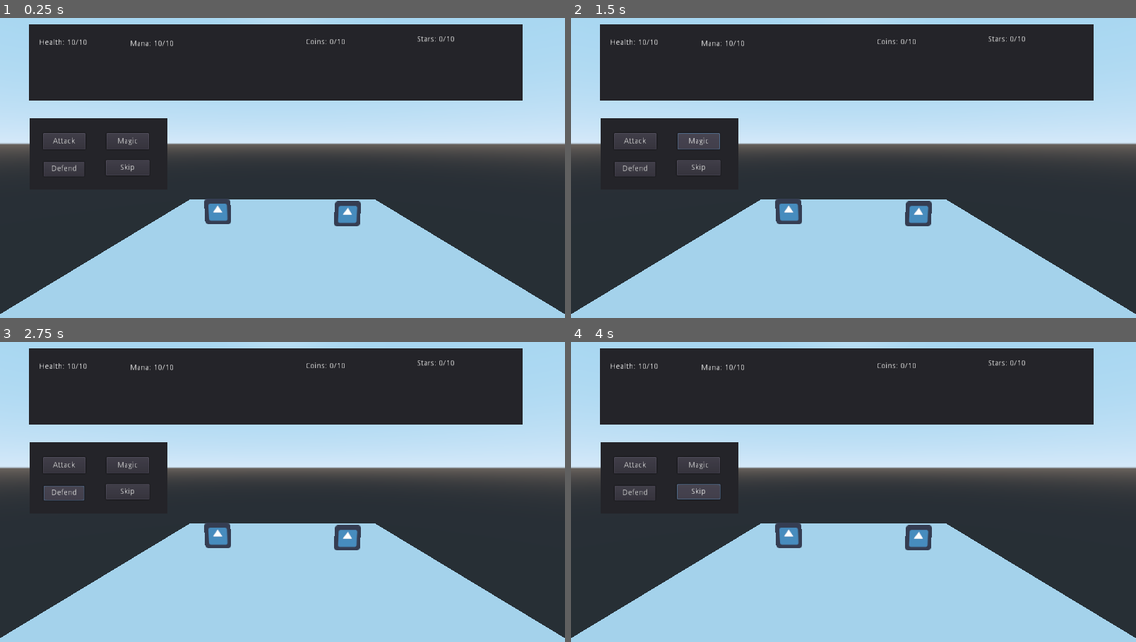
Above: before the commit, frames 1-4 (two rows, left to right).
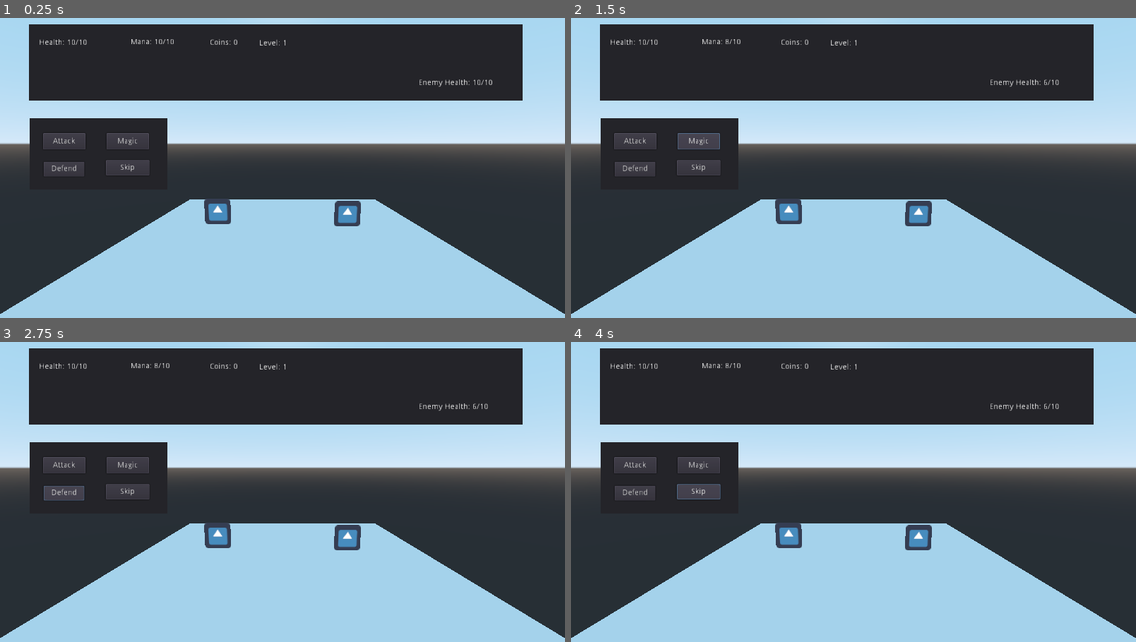
Above: after the commit, the same moments.

Repository: ValorZard/Bunny-Story
Game: Godot game, scene res://BattleRoom.tscn
Same seed, same stepped clock (60 frames per second), same inputs: the game is played once before the commit and once after it. The engine's default icon, where the game draws it, is replaced by a stand-in: a white triangle on a blue panel in a dark square.
Inputs:
- Up to frame 1 (0.25 s): no input
- Up to frame 2 (1.5 s): click "Attack" at 0.5 s; click "Magic" at 1.25 s
- Up to frame 3 (2.75 s): click "Defend" at 2 s
- Up to frame 4 (4 s): click "Skip" at 2.75 s; click "Skip" at 3.5 s

The runs differ from the first frame. In frame 1, 0.4% of the frame differs, in the area x 23-88%, y 6-24%; in frame 2, 0.4%; in frame 3, 0.4%; in frame 4, 0.4%.

Commit message:
Addeed super basic functionalities

Diff:
--- a/BattleRoom.tscn
+++ b/BattleRoom.tscn
@@ -1,6 +1,8 @@
-[gd_scene load_steps=2 format=2]
+[gd_scene load_steps=4 format=2]
 
 [ext_resource path="res://icon.png" type="Texture" id=1]
+[ext_resource path="res://Player.gd" type="Script" id=2]
+[ext_resource path="res://Enemy.gd" type="Script" id=3]
 
 [node name="Root" type="Spatial"]
 
@@ -15,10 +17,12 @@
 [node name="Player" type="Sprite3D" parent="."]
 transform = Transform( 1, 0, 0, 0, 1, 0, 0, 0, 1, -1.58094, 0.619985, 0 )
 texture = ExtResource( 1 )
+script = ExtResource( 2 )
 
 [node name="Enemy" type="Sprite3D" parent="."]
 transform = Transform( 1, 0, 0, 0, 1, 0, 0, 0, 1, 1.58773, 0.562827, 0 )
 texture = ExtResource( 1 )
+script = ExtResource( 3 )
 
 [node name="Control" type="Control" parent="."]
 margin_right = 40.0
@@ -36,33 +40,43 @@
 "_edit_use_anchors_": false
 }
 
-[node name="Label" type="Label" parent="Control/BattlePanel"]
+[node name="PlayerHealthText" type="Label" parent="Control/BattlePanel"]
 margin_left = 17.818
 margin_top = 25.8361
 margin_right = 57.818
 margin_bottom = 39.8361
 text = "Health: 10/10"
 
-[node name="Label2" type="Label" parent="Control/BattlePanel"]
-margin_left = 182.634
-margin_top = 27.6179
-margin_right = 222.634
-margin_bottom = 41.6179
+[node name="PlayerManaText" type="Label" parent="Control/BattlePanel"]
+margin_left = 184.416
+margin_top = 24.9452
+margin_right = 263.416
+margin_bottom = 38.9452
 text = "Mana: 10/10"
+__meta__ = {
+"_edit_use_anchors_": false
+}
 
-[node name="Label3" type="Label" parent="Control/BattlePanel"]
-margin_left = 500.995
-margin_top = 25.2363
-margin_right = 540.995
-margin_bottom = 39.2363
-text = "Coins: 0/10"
+[node name="MoneyText" type="Label" parent="Control/BattlePanel"]
+margin_left = 327.27
+margin_top = 26.1272
+margin_right = 399.27
+margin_bottom = 40.1272
+text = "Coins: 0"
 
-[node name="Label4" type="Label" parent="Control/BattlePanel"]
-margin_left = 702.919
-margin_top = 19.5998
-margin_right = 742.919
-margin_bottom = 33.5998
-text = "Stars: 0/10"
+[node name="LevelText" type="Label" parent="Control/BattlePanel"]
+margin_left = 416.938
+margin_top = 27.071
+margin_right = 488.938
+margin_bottom = 41.071
+text = "Level: 1"
+
+[node name="EnemyHealthText" type="Label" parent="Control/BattlePanel"]
+margin_left = 706.483
+margin_top = 98.8898
+margin_right = 832.483
+margin_bottom = 112.89
+text = "Enemy Health: 0/10"
 
 [node name="CharacterPanel" type="Panel" parent="Control"]
 margin_left = 54.0
@@ -73,7 +87,7 @@
 "_edit_use_anchors_": false
 }
 
-[node name="Button" type="Button" parent="Control/CharacterPanel"]
+[node name="AttackButton" type="Button" parent="Control/CharacterPanel"]
 margin_left = 24.0
 margin_top = 27.0
 margin_right = 101.0
@@ -83,7 +97,7 @@
 "_edit_use_anchors_": false
 }
 
-[node name="Button2" type="Button" parent="Control/CharacterPanel"]
+[node name="MagicButton" type="Button" parent="Control/CharacterPanel"]
 margin_left = 138.551
 margin_top = 27.0
 margin_right = 215.551
@@ -93,16 +107,21 @@
 "_edit_use_anchors_": false
 }
 
-[node name="Button3" type="Button" parent="Control/CharacterPanel"]
+[node name="DefendButton" type="Button" parent="Control/CharacterPanel"]
 margin_left = 25.0
 margin_top = 79.0
 margin_right = 99.0
 margin_bottom = 106.0
 text = "Defend"
 
-[node name="Button4" type="Button" parent="Control/CharacterPanel"]
+[node name="SkipButton" type="Button" parent="Control/CharacterPanel"]
 margin_left = 138.0
 margin_top = 76.0
 margin_right = 217.0
 margin_bottom = 104.0
 text = "Skip"
+
+[connection signal="pressed" from="Control/CharacterPanel/AttackButton" to="Player" method="_on_AttackButton_pressed"]
+[connection signal="pressed" from="Control/CharacterPanel/MagicButton" to="Player" method="_on_MagicButton_pressed"]
+[connection signal="pressed" from="Control/CharacterPanel/DefendButton" to="Player" method="_on_DefendButton_pressed"]
+[connection signal="pressed" from="Control/CharacterPanel/SkipButton" to="Player" method="_on_SkipButton_pressed"]
--- /dev/null
+++ b/Enemy.gd
@@ -0,0 +1,21 @@
+extends Sprite3D
+
+
+# Declare member variables here. Examples:
+# var a = 2
+# var b = "text"
+
+var health : int = 10
+
+var max_health : int = 10
+
+# Called when the node enters the scene tree for the first time.
+func _ready():
+	pass # Replace with function body.
+
+func update_ui():
+	get_parent().get_node("Control/BattlePanel/EnemyHealthText").text = "Enemy Health: " + str(health) + "/" + str(max_health)
+
+# Called every frame. 'delta' is the elapsed time since the previous frame.
+func _process(delta):
+	update_ui()
--- /dev/null
+++ b/Player.gd
@@ -0,0 +1,48 @@
+extends Sprite3D
+
+
+# Declare member variables here. Examples:
+# var a = 2
+# var b = "text"
+
+var health : int = 10
+var max_health : int = 10
+
+var mana : int = 10
+var max_mana : int = 10
+
+var coins : int = 0
+
+var level : int = 1
+
+# Called when the node enters the scene tree for the first time.
+func _ready():
+	pass # Replace with function body.
+
+
+func update_ui():
+	get_parent().get_node("Control/BattlePanel/PlayerHealthText").text = "Health: " + str(health) + "/" + str(max_health)
+	get_parent().get_node("Control/BattlePanel/PlayerManaText").text = "Mana: " + str(mana) + "/" + str(max_health)
+	get_parent().get_node("Control/BattlePanel/MoneyText").text = "Coins: " + str(coins)
+	get_parent().get_node("Control/BattlePanel/LevelText").text = "Level: " + str(level)
+
+# Called every frame. 'delta' is the elapsed time since the previous frame.
+func _process(delta):
+	update_ui()
+
+
+func _on_AttackButton_pressed():
+	get_parent().get_node("Enemy").health -= 1
+
+
+func _on_MagicButton_pressed():
+	get_parent().get_node("Enemy").health -= 3
+	mana -= 2
+
+
+func _on_DefendButton_pressed():
+	pass # Replace with function body.
+
+
+func _on_SkipButton_pressed():
+	pass # Replace with function body.
Not shown, added: README.md
